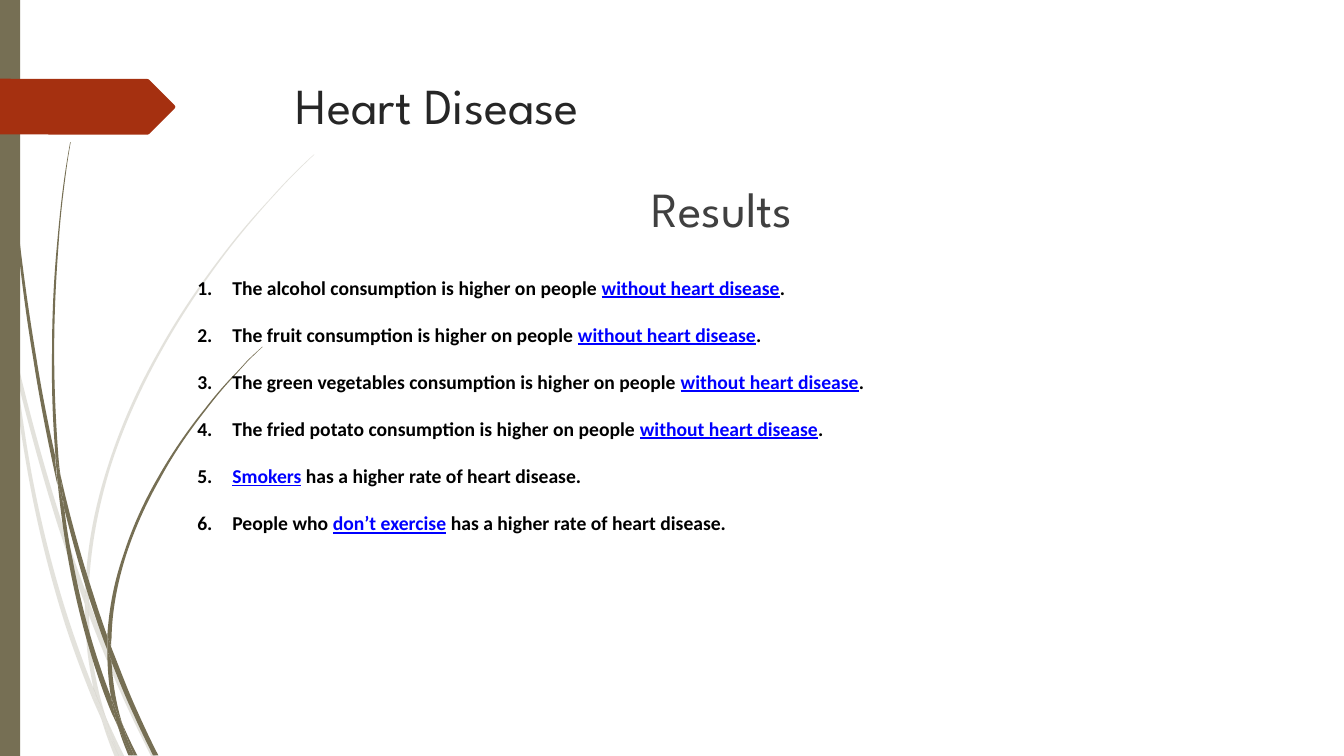
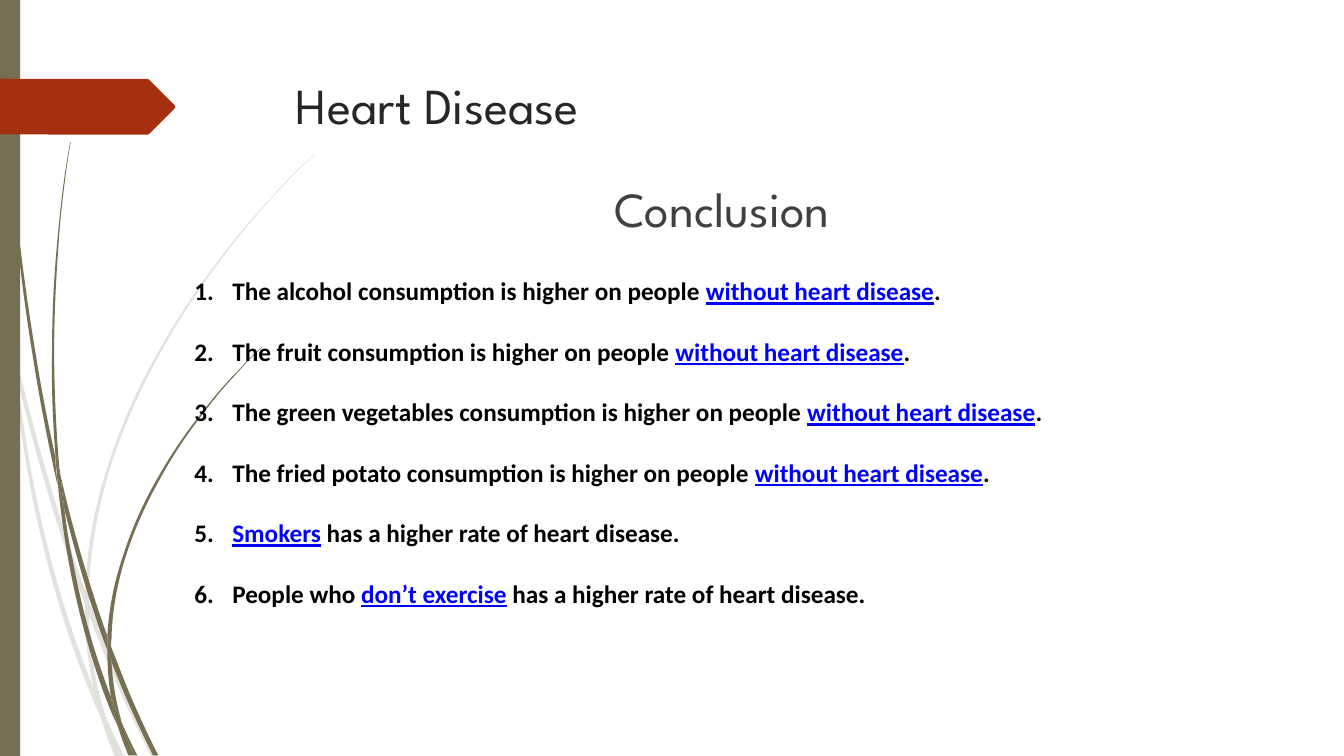
Before and after one commit to jeffrey1008x/Project1Team5, a slide deck: slide 33 of Analysis of Selected Health Issues (Light).pptx (slide 42 before the commit). Drawn at 1344x756 pixels with LibreOffice and Linux fonts; fonts in the diff are those of the drawing; background and template pictures are left out. Boxes give left, top, right and bottom in pixels: in the first picture for what was removed or moved away, otherwise in the second. Text is boxed around its words. In the diff, an @@ line names an element or a change of style, - is before the commit and + after.

```diff
--- a/Analysis of Selected Health Issues (Light).pptx
+++ b/Analysis of Selected Health Issues (Light).pptx
@@ text at <box>614,193,829,228</box>: text changed @@
-Results
+Conclusion
@@ text at <box>232,282,1043,608</box>: size 14 to 18 pt; indent changed @@
```
Also in this commit, not shown: 10 other slides changed, 5 slides added, 14 slides removed, 1 other file.
